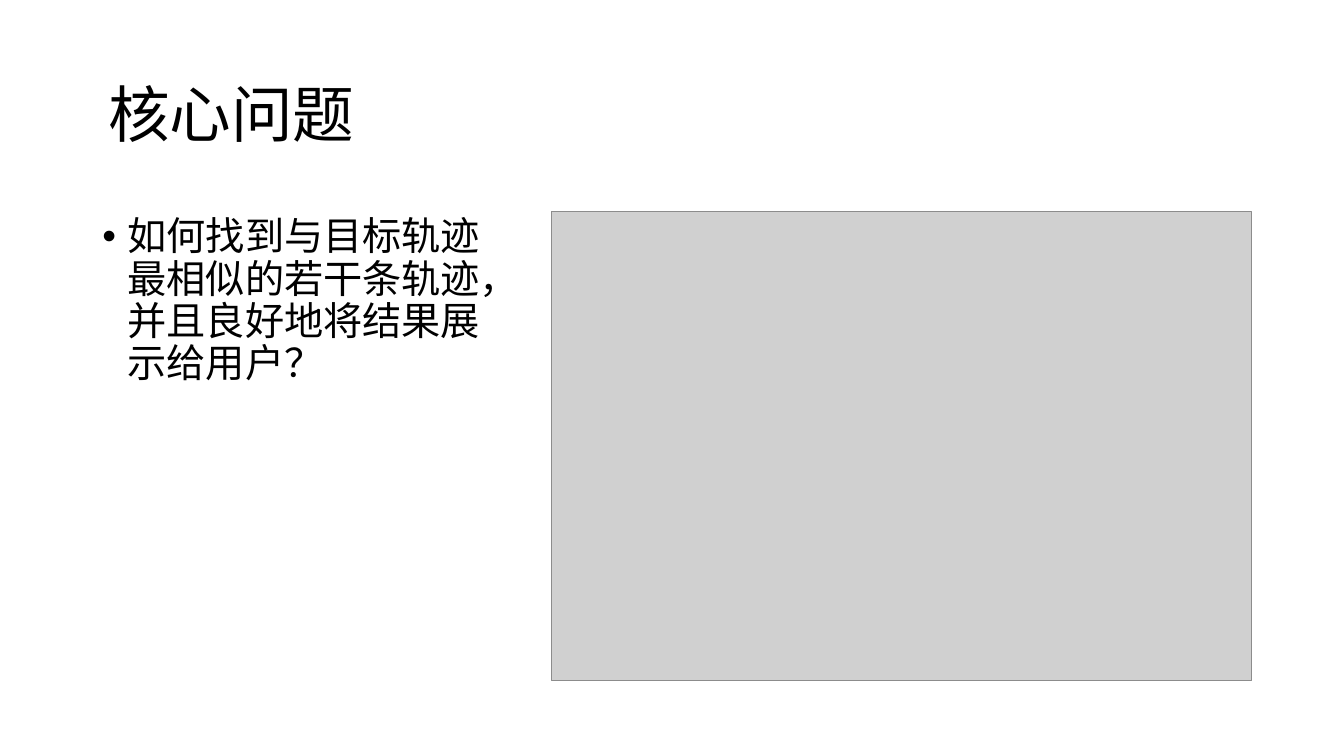
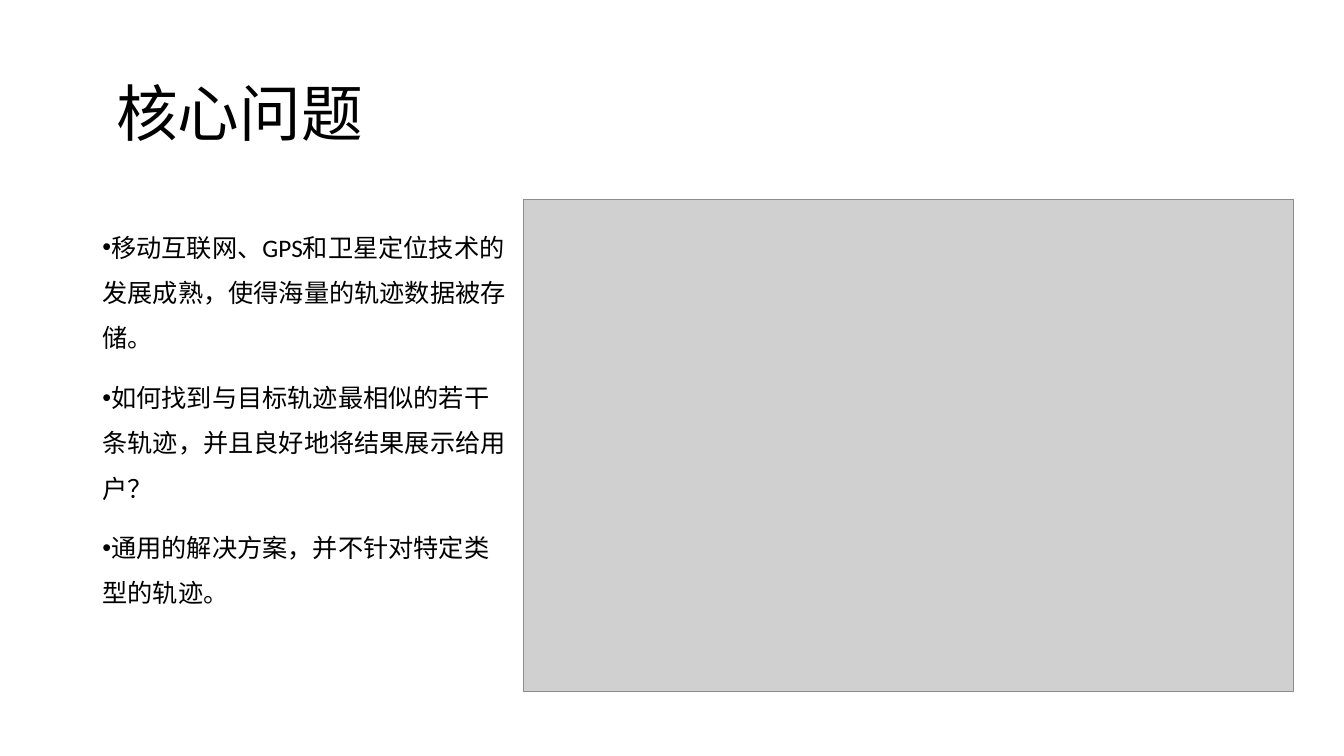
Before and after one commit to hc2013/graduate-article-latex, a slide deck: slide 4 of 地理轨迹相似性分析服务的设计和.pptx (slide 5 before the commit). Drawn at 1344x756 pixels with LibreOffice and Linux fonts; fonts in the diff are those of the drawing; grey boxes stand for pictures. Boxes give left, top, right and bottom in pixels: in the first picture for what was removed or moved away, otherwise in the second. Text is boxed around its words. In the diff, an @@ line names an element or a change of style, - is before the commit and + after.

```diff
--- a/地理轨迹相似性分析服务的设计和.pptx
+++ b/地理轨迹相似性分析服务的设计和.pptx
@@ title "核心问题": place and size @@
-title "核心问题" at (108, 85, 354, 142)
+title "核心问题" at (116, 84, 362, 141)
@@ picture: place and size @@
-picture at (552, 212, 1251, 681)
+picture at (523, 200, 1294, 692)
@@ text at (102, 235, 505, 349): paragraph added @@
+• 移动互联网、GPS和卫星定位技术的发展成熟，使得海量的轨迹数据被存储。
@@ text at (102, 385, 505, 500): size 28 to 18 pt in "如何找到与目标轨迹最相似的若干条轨迹，并且良好地将结果展示给用户？"; indent changed; line spacing 0.9 to 1.5 @@
@@ text at (102, 535, 489, 604): paragraph added @@
+• 通用的解决方案，并不针对特定类型的轨迹。
```
Also in this commit, not shown: 3 other slides changed, 2 slides added, 2 slides removed, 5 other files.
